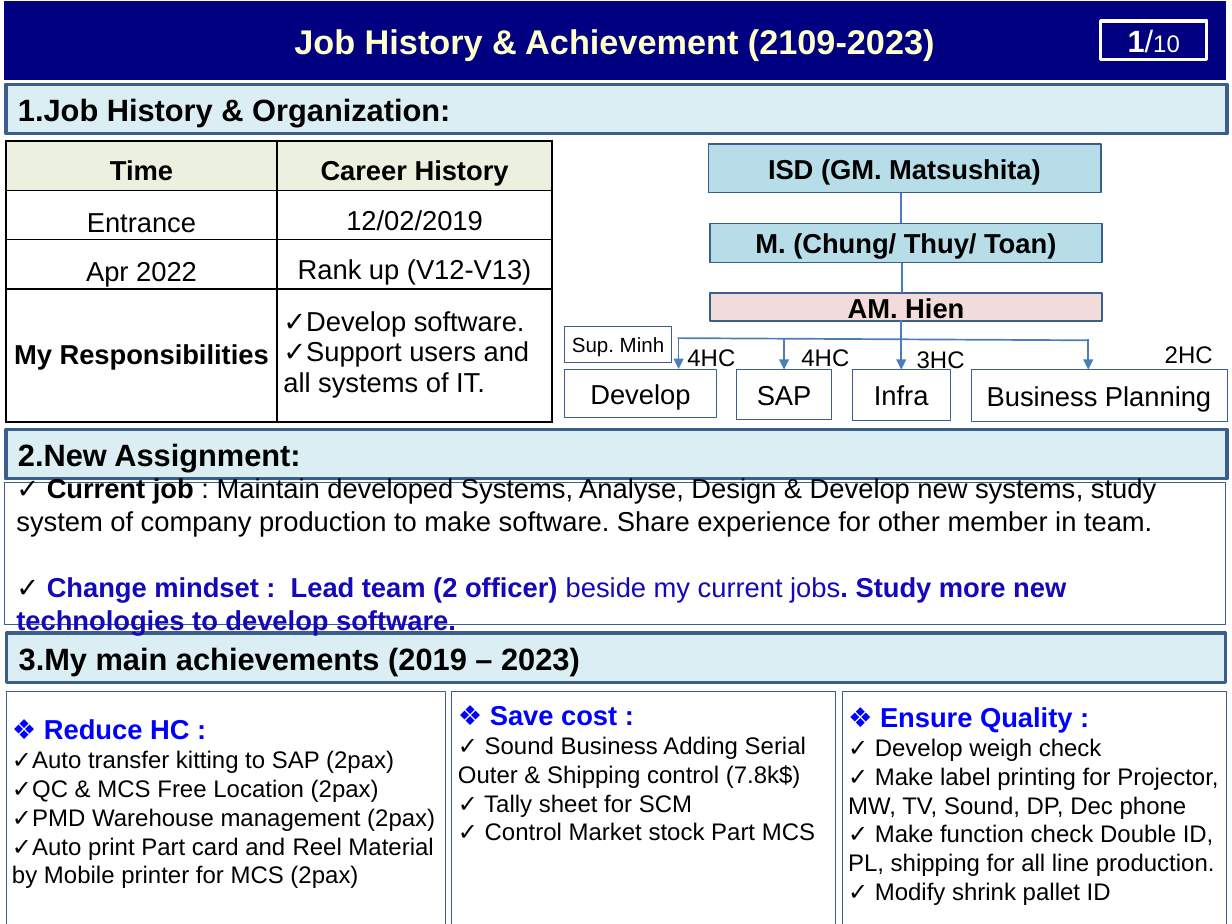
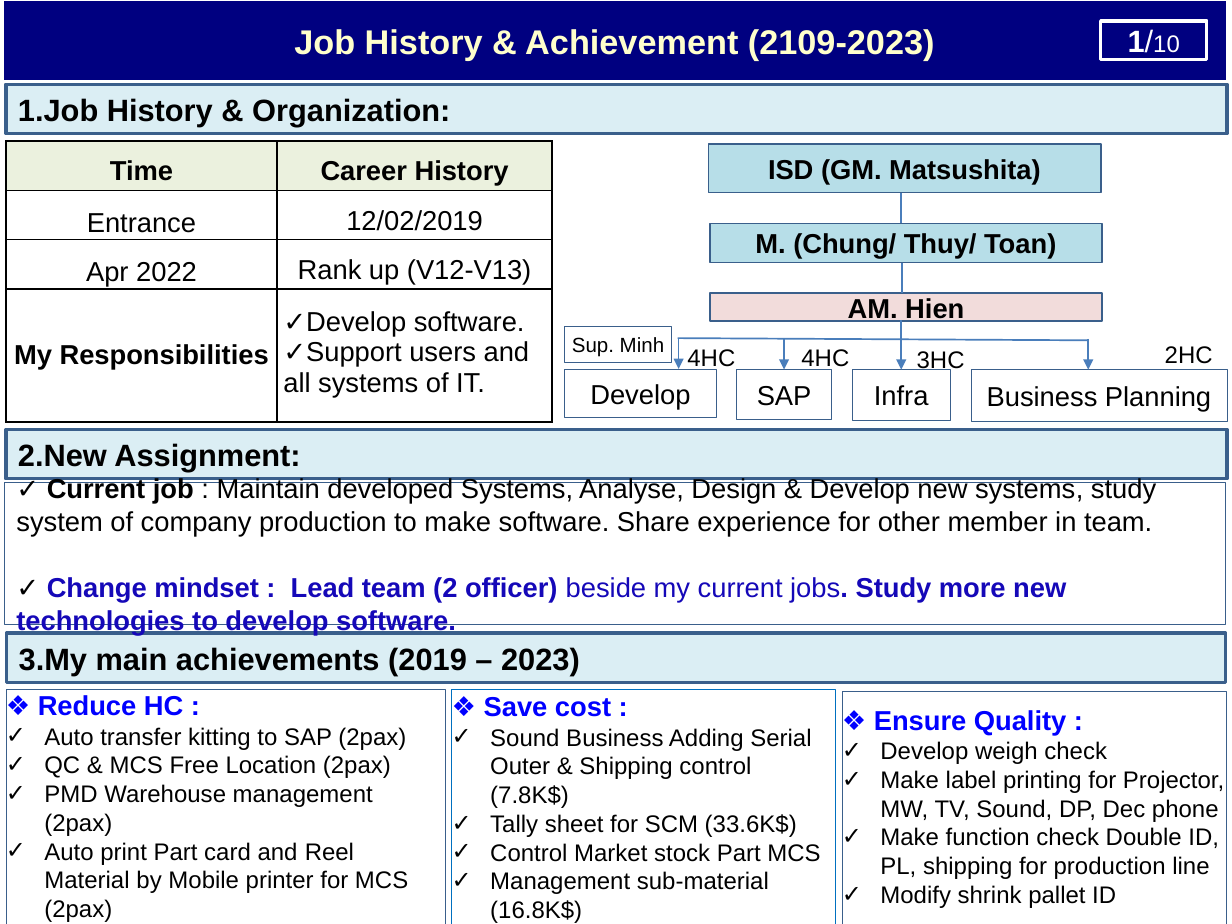
Before and after one commit to thietbicongnghevietnam/ReportPSNV, a slide deck: slide 2 of Report_test.pptx. Drawn at 1232x924 pixels with LibreOffice and Linux fonts; fonts in the diff are those of the drawing. Boxes give left, top, right and bottom in pixels: in the first picture for what was removed or moved away, otherwise in the second. Text is boxed around its words. In the diff, an @@ line names an element or a change of style, - is before the commit and + after.

```diff
--- a/Report_test.pptx
+++ b/Report_test.pptx
@@ rectangle "❖ Save cost :" at bbox=[452, 689, 837, 924]: fill #FFFFFF to none; outline #3A5F8C 0.25 pt to #0070C0 0.25 pt @@
@@ text in rectangle at bbox=[44, 727, 408, 922]: text changed @@
-✓Auto transfer kitting to SAP (2pax)
-✓QC & MCS Free Location (2pax)
-✓PMD Warehouse management (2pax)
-✓Auto print Part card and Reel Material by Mobile printer for MCS (2pax)
+✓ Auto transfer kitting to SAP (2pax)
+✓ QC & MCS Free Location (2pax)
+✓ PMD Warehouse management (2pax)
+✓ Auto print Part card and Reel Material by Mobile printer for MCS (2pax)
@@ text in rectangle at bbox=[490, 728, 820, 923]: text changed @@
-✓ Sound Business Adding Serial Outer & Shipping control (7.8k$)
-✓ Tally sheet for SCM
-✓ Control Market stock Part MCS
+✓ Sound Business Adding Serial Outer & Shipping control (7.8K$)
+✓ Tally sheet for SCM (33.6K$)
+✓ Control Market stock Part MCS
+✓ Management sub-material (16.8K$)
@@ text in rectangle at bbox=[880, 741, 1224, 908]: text changed @@
-✓ Develop weigh check
-✓ Make label printing for Projector, MW, TV, Sound, DP, Dec phone
-✓ Make function check Double ID, PL, shipping for all line production.
-✓ Modify shrink pallet ID
+✓ Develop weigh check
+✓ Make label printing for Projector, MW, TV, Sound, DP, Dec phone
+✓ Make function check Double ID, PL, shipping for production line
+✓ Modify shrink pallet ID
```
Also in this commit, not shown: 2 other slides changed, 23 other files.
